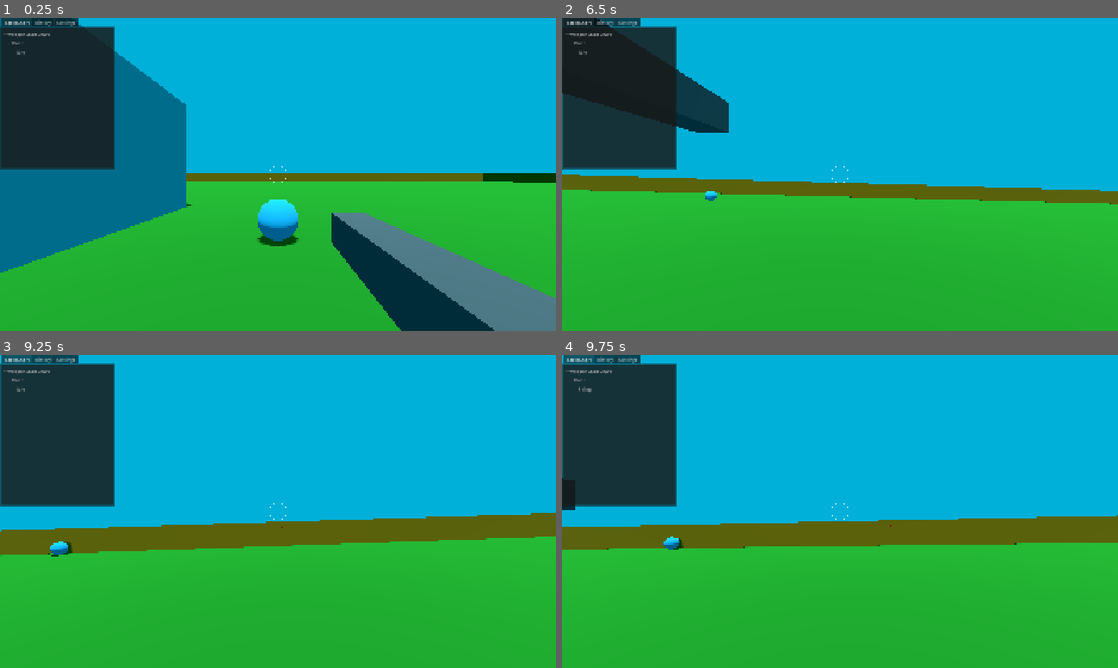
Above: before the commit, frames 1-4 (two rows, left to right).
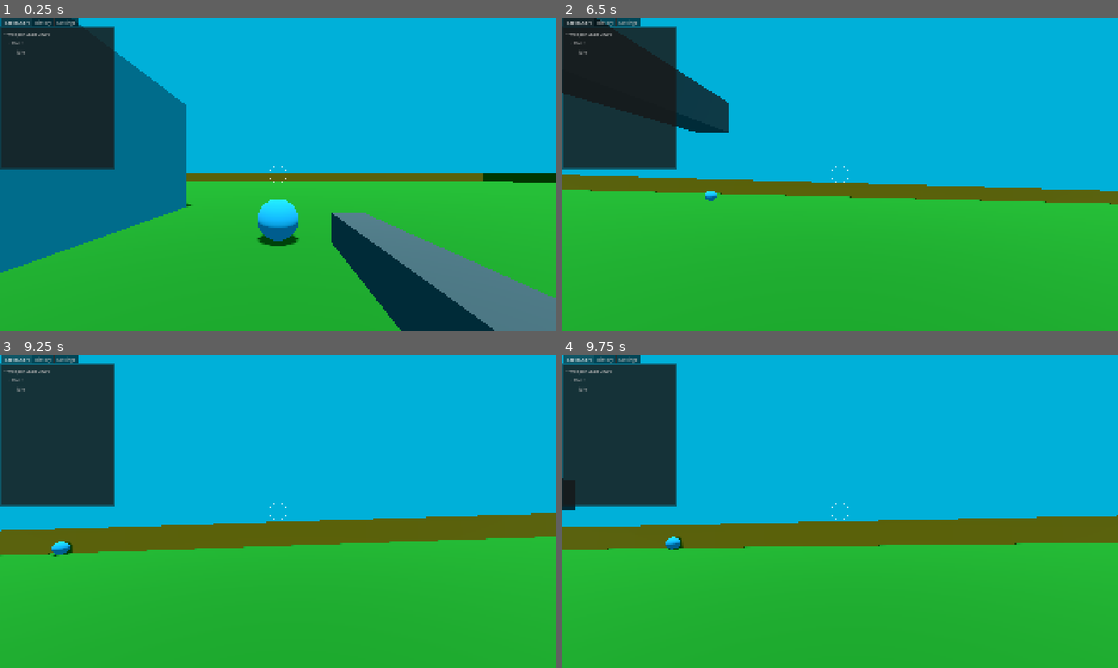
Above: after the commit, the same moments.

Repository: janisl/rpg-core
Game: Godot game, scene res://systems/main_scene.tscn
Same seed, same stepped clock (60 frames per second), same inputs: the game is played once before the commit and once after it.
Inputs (mouse positions are in pixels of both pictures, inside the frame that each line leads up to):
- Up to frame 1 (0.25 s): no input
- Up to frame 2 (6.5 s): tap Enter at 0.5 s; move the mouse to (834, 180) at 0.52 s; hold Shift (crouch) 0.53-1.28 s; hold W (forward) 0.53-2.78 s; tap Space (jump) at 0.77, 1.52, 3.02, 3.77, 4.52, 6.02 s; click (834, 180) at 0.8 s; move the mouse to (878, 177) at 1.27 s; click (878, 177) at 1.35 s; tap Z (test) at 1.55, 4.55, 5.85 s; move the mouse to (795, 171) at 2.02 s; hold Z (test) 2.03-2.78 s; tap 1 at 2.3, 2.85, 5.3 s; move the mouse to (845, 174) at 2.77 s; hold A (left) 2.78-3.53 s; tap Shift (crouch) at 3.05, 6.05 s; move the mouse to (817, 168) at 3.52 s; hold Shift (crouch) 3.53-4.28 s; hold W (forward) 3.53-5.78 s; click (817, 168) at 3.8 s; move the mouse to (867, 174) at 4.27 s; click (867, 174) at 4.35 s; move the mouse to (812, 174) at 5.02 s; hold Ctrl (sprint) 5.03-5.78 s; move the mouse to (851, 168) at 5.77 s; hold D (right) from 5.78 s (still down)
- Up to frame 3 (9.25 s): move the mouse to (272, 517) at 6.52 s; release D (right) at 6.53 s; press the mouse at (272, 517) at 6.53 s; hold W (forward) 6.53-8.78 s; tap 1 at 6.6, 8.3 s; tap Space (jump) at 6.77, 7.52, 9.02 s; move the mouse to (316, 514) at 7.27 s; release the mouse at (316, 514) at 7.28 s; tap Shift (crouch) at 7.35, 9.05 s; tap Z (test) at 7.55, 8.85 s; move the mouse to (233, 508) at 8.02 s; press the mouse at (233, 508) at 8.03 s; move the mouse to (283, 511) at 8.77 s; release the mouse at (283, 511) at 8.78 s; hold A (left) from 8.78 s (still down)
- Up to frame 4 (9.75 s): move the mouse to (817, 505) at 9.52 s; release A (left) at 9.53 s; press the mouse at (817, 505) at 9.53 s; hold W (forward) from 9.53 s (still down); tap 1 at 9.6 s

Frames 1-2 are identical in both runs. In frame 3, less than 0.1% of the frame differs, in the area x 9-51%, y 54-65%; in frame 4, less than 0.1%, in the area x 3-60%, y 10-63%.

Commit message:
Weapons manager.

Diff:
--- a/actors/player/components/weapon_controller.gd
+++ b/actors/player/components/weapon_controller.gd
@@ -7,19 +7,12 @@
 @export var weapon_model_parent: Node3D
 @export var weapon_state_chart: StateChart
 @export_group("Weapon controller params")
-@export var current_weapon: Weapon
 @export_flags_3d_physics var hit_scan_collision_mask: int = 1
 
+var current_weapon: Weapon
 var current_weapon_model: Node3D
-var current_ammo: int
 var can_fire_next := true
 var fire_rate_timer := 0.0
-
-
-func _ready() -> void:
-	if current_weapon:
-		_spawn_weapon_model()
-		current_ammo = current_weapon.max_amo
 
 
 func _process(delta: float) -> void:
@@ -28,16 +21,28 @@
 		if fire_rate_timer <= 0:
 			can_fire_next = true
 
+
+func switch_weapon(data: WeaponData) -> void:
+	current_weapon = data.weapon
+	_spawn_weapon_model()
+	weapon_state_chart.send_event("onIdle")
+	print(current_weapon.weapon_name)
+
+
+func has_ammo() -> bool:
+	return Managers.weapon_manager.get_current_ammo() > 0
+
+
 func can_fire() -> bool:
-	return current_ammo > 0 and can_fire_next
+	return has_ammo() and can_fire_next
 
 
 func fire_weapon() -> void:
 	if not can_fire():
 		return
 
-	current_ammo -= 1
-	print("Fired! Ammo: ", current_ammo)
+	Managers.weapon_manager.use_ammo(Managers.weapon_manager.current_slot)
+	print("Fired! Ammo: ", Managers.weapon_manager.get_current_ammo())
 
 	can_fire_next = false
 	fire_rate_timer = 1.0 / current_weapon.fire_rate
--- a/actors/player/player.tscn
+++ b/actors/player/player.tscn
@@ -11,7 +11,6 @@
 [ext_resource type="Script" uid="uid://cytafq8i1y8qm" path="res://addons/godot_state_charts/atomic_state.gd" id="5_15y17"]
 [ext_resource type="Script" uid="uid://bssifbouhjhmf" path="res://actors/player/components/weapon_controller.gd" id="6_2vokq"]
 [ext_resource type="Script" uid="uid://cf1nsco3w0mf6" path="res://addons/godot_state_charts/transition.gd" id="6_bop6h"]
-[ext_resource type="Resource" uid="uid://k8m0m32cwhsd" path="res://weapons/resources/pistol.tres" id="7_tpopl"]
 [ext_resource type="Script" uid="uid://dyr55krt5kuoq" path="res://actors/player/behaviours/grounded.gd" id="9_icg72"]
 [ext_resource type="Script" uid="uid://b2ayqipj6b7xe" path="res://actors/player/behaviours/idle.gd" id="11_lj3dd"]
 [ext_resource type="Script" uid="uid://b47bduygfbkju" path="res://actors/player/behaviours/walking.gd" id="13_lj3dd"]
@@ -45,7 +44,7 @@
 [sub_resource type="SphereShape3D" id="SphereShape3D_bsiym"]
 radius = 0.05
 
-[node name="Player" type="CharacterBody3D" unique_id=8619645 …(200 unchanged characters)… rs_below_ray_cast", "weapon_controller")]
+[node name="Player" type="CharacterBody3D" unique_id=8619645 …(200 unchanged characters)… rs_below_ray_cast", "weapon_controller") groups=["player"]]
 collision_layer = 769
 script = ExtResource("1_nvxhs")
 camera_controller = NodePath("CameraController")
@@ -87,7 +86,6 @@
 camera = NodePath("../../CameraController/Camera")
 weapon_model_parent = NodePath("../../CameraController/Camera")
 weapon_state_chart = NodePath("../../WeaponStateChart")
-current_weapon = ExtResource("7_tpopl")
 metadata/_custom_type_script = "uid://bssifbouhjhmf"
 
 [node name="StateChartDebugger" parent="." unique_id=1438023907 instance=ExtResource("2_388e2")]
--- a/levels/test.tscn
+++ b/levels/test.tscn
@@ -1,6 +1,5 @@
 [gd_scene format=4 uid="uid://d1m2ngmuqlqgn"]
 
-[ext_resource type="PackedScene" uid="uid://dmm1368oglfp0" path="res://actors/player/player.tscn" id="1_72lju"]
 [ext_resource type="PackedScene" uid="uid://ca0wevg1lb4rx" path="res://utils/swimmable_areas/swimmable_area.tscn" id="2_lkjt4"]
 [ext_resource type="Script" uid="uid://5vb1p4xt6w58" path="res://utils/ladder_area.gd" id="3_ny0t1"]
 
@@ -106,22 +105,22 @@
 volumetric_fog_enabled = true
 volumetric_fog_density = 0.0
 
-[sub_resource type="FastNoiseLite" id="FastNoiseLite_ny0t1"]
+[sub_resource type="FastNoiseLite" id="FastNoiseLite_lkjt4"]
 resource_local_to_scene = true
+
+[sub_resource type="NoiseTexture2D" id="NoiseTexture2D_ny0t1"]
+resource_local_to_scene = true
+noise = SubResource("FastNoiseLite_lkjt4")
+seamless = true
+as_normal_map = true
 
 [sub_resource type="NoiseTexture2D" id="NoiseTexture2D_r4e4k"]
 resource_local_to_scene = true
-noise = SubResource("FastNoiseLite_ny0t1")
+noise = SubResource("FastNoiseLite_lkjt4")
 seamless = true
 as_normal_map = true
 
-[sub_resource type="NoiseTexture2D" id="NoiseTexture2D_pnvjf"]
-resource_local_to_scene = true
-noise = SubResource("FastNoiseLite_ny0t1")
-seamless = true
-as_normal_map = true
-
-[sub_resource type="StandardMaterial3D" id="StandardMaterial3D_6g8e2"]
+[sub_resource type="StandardMaterial3D" id="StandardMaterial3D_pnvjf"]
 resource_local_to_scene = true
 transparency = 1
 cull_mode = 2
@@ -409,12 +408,10 @@
 [node name="WorldEnvironment" type="WorldEnvironment" parent="." unique_id=2018932275]
 environment = SubResource("Environment_bsiym")
 
-[node name="Player" parent="." unique_id=86196454 instance=ExtResource("1_72lju")]
-
 [node name="SwimmableArea" parent="." unique_id=788056043 instance=ExtResource("2_lkjt4")]
 transform = Transform3D(1, 0, 0, 0, 1, 0, 0, 0, 1, -10, 2.4, -5)
 size = Vector3(10, 5, 10)
-material = SubResource("StandardMaterial3D_6g8e2")
+material = SubResource("StandardMaterial3D_pnvjf")
 
 [node name="Ball" type="RigidBody3D" parent="." unique_id=589787673]
 transform = Transform3D(1, 0, 0, 0, 1, 0, 0, 0, 1, 0, 0.5, -5)
--- a/project.godot
+++ b/project.godot
@@ -18,6 +18,7 @@
 [autoload]
 
 GlobalManager="*uid://cr1xkklrulx6h"
+Managers="*uid://colfnh342d2p"
 
 [display]
 
@@ -29,6 +30,10 @@
 [editor_plugins]
 
 enabled=PackedStringArray("res://addons/godot_state_charts/plugin.cfg")
+
+[global_group]
+
+player=""
 
 [input]
 
--- a/systems/main_scene.tscn
+++ b/systems/main_scene.tscn
@@ -2,7 +2,13 @@
 
 [ext_resource type="Script" uid="uid://evqkcb6vtw01" path="res://systems/game_manager.gd" id="1_cwqfn"]
 [ext_resource type="PackedScene" uid="uid://d1m2ngmuqlqgn" path="res://levels/test.tscn" id="1_mvsfx"]
+[ext_resource type="Script" uid="uid://bwon6hfw00tle" path="res://systems/weapon_manager.gd" id="2_0k5wg"]
 [ext_resource type="PackedScene" uid="uid://6ygkwtxr8bbo" path="res://ui/user_interface.tscn" id="2_u5mqa"]
+[ext_resource type="Script" uid="uid://0br6jvksrc2m" path="res://weapons/weapon_data.gd" id="3_t7ptt"]
+[ext_resource type="Resource" uid="uid://dn5sgvryjp8dp" path="res://weapons/resources/pistol_data.tres" id="4_w7y08"]
+[ext_resource type="Resource" uid="uid://cpwn0d2y47285" path="res://weapons/resources/shotgun_data.tres" id="5_geecy"]
+[ext_resource type="Resource" uid="uid://dk73scibua7db" path="res://weapons/resources/laser_data.tres" id="6_fg0bx"]
+[ext_resource type="PackedScene" uid="uid://dmm1368oglfp0" path="res://actors/player/player.tscn" id="8_27o4d"]
 
 [node name="MainScene" type="Node" unique_id=384832263]
 
@@ -12,8 +18,20 @@
 script = ExtResource("1_cwqfn")
 metadata/_custom_type_script = "uid://evqkcb6vtw01"
 
+[node name="WeaponManager" type="Node" parent="Managers" unique_id=810250244 node_paths=PackedStringArray("player") groups=["weapon_manager"]]
+script = ExtResource("2_0k5wg")
+weapons = Dictionary[int, ExtResource("3_t7ptt")]({
+1: ExtResource("4_w7y08"),
+2: ExtResource("5_geecy"),
+3: ExtResource("6_fg0bx")
+})
+player = NodePath("../../CurrentLevel/Player")
+metadata/_custom_type_script = "uid://bwon6hfw00tle"
+
 [node name="CurrentLevel" type="Node3D" parent="." unique_id=892070186]
 
 [node name="Test" parent="CurrentLevel" unique_id=867766289 instance=ExtResource("1_mvsfx")]
 
+[node name="Player" parent="CurrentLevel" unique_id=86196454 instance=ExtResource("8_27o4d")]
+
 [node name="UserInterface" parent="." unique_id=82762904 instance=ExtResource("2_u5mqa")]
--- /dev/null
+++ b/systems/managers.gd
@@ -0,0 +1,11 @@
+extends Node
+
+var weapon_manager: WeaponManager
+
+
+func _ready() -> void:
+	find_managers.call_deferred()
+
+
+func find_managers() -> void:
+	weapon_manager = get_tree().get_first_node_in_group("weapon_manager")
--- /dev/null
+++ b/systems/weapon_manager.gd
@@ -0,0 +1,49 @@
+class_name WeaponManager
+extends Node
+
+
+@export var weapons: Dictionary[int, WeaponData] = {}
+@export var player: Player
+
+var current_slot := 1
+
+
+func _ready() -> void:
+	for i in range(1, 10):
+		var action_name = "weapon_" + str(i)
+		if not InputMap.has_action(action_name):
+			InputMap.add_action(action_name)
+			var event = InputEventKey.new()
+			event.keycode = KEY_1 + (i - 1)
+			InputMap.action_add_event(action_name, event)
+
+	initialize_starting_weapon.call_deferred()
+
+
+func _unhandled_input(event: InputEvent) -> void:
+	for i in range(1,10):
+		if event.is_action_pressed("weapon_" + str(i)):
+			switch_to_slot(i)
+
+
+func initialize_starting_weapon() -> void:
+	for slot in range(1, 10):
+		if weapons.has(slot) and weapons[slot].unlocked:
+			switch_to_slot(slot)
+			return
+
+
+func switch_to_slot(index: int) -> void:
+	var weapon_data := weapons.get(index) as WeaponData
+	if weapon_data and weapon_data.unlocked:
+		current_slot = index
+		player.weapon_controller.switch_weapon(weapon_data)
+
+
+func use_ammo(slot: int, amount: int = 1) -> void:
+	if slot in weapons:
+		weapons[slot].ammo = max(0, weapons[slot].ammo - amount)
+
+
+func get_current_ammo() -> int:
+	return weapons[current_slot].ammo
--- a/weapons/behaviours/firing.gd
+++ b/weapons/behaviours/firing.gd
@@ -12,7 +12,7 @@
 	if not weapon_controller:
 		return
 
-	if weapon_controller.current_ammo <= 0:
+	if not weapon_controller.has_ammo():
 		weapon_controller.weapon_state_chart.send_event("onEmpty")
 		return
 
--- a/weapons/behaviours/idle.gd
+++ b/weapons/behaviours/idle.gd
@@ -8,5 +8,5 @@
 	if Input.is_action_just_pressed("primary_fire") and weapon_controller.can_fire():
 		weapon_controller.weapon_state_chart.send_event("onFiring")
 
-	if weapon_controller.current_ammo <= 0:
+	if not weapon_controller.has_ammo():
 		weapon_controller.weapon_state_chart.send_event("onEmpty")
--- a/weapons/resources/pistol.tres
+++ b/weapons/resources/pistol.tres
@@ -1,6 +1,5 @@
 [gd_resource type="Resource" script_class="Weapon" format=3 uid="uid://k8m0m32cwhsd"]
 
-[ext_resource type="PackedScene" uid="uid://b2gscberboh83" path="res://weapons/projectiles/test_projectile.tscn" id="1_8hv22"]
 [ext_resource type="Script" uid="uid://bjvp63efii4fn" path="res://weapons/weapon.gd" id="1_lf8lp"]
 [ext_resource type="PackedScene" uid="uid://567vdvii3fg6" path="res://weapons/scenes/pistol.tscn" id="2_cm5tq"]
 
@@ -8,8 +7,5 @@
 script = ExtResource("1_lf8lp")
 weapon_name = "Pistol"
 is_automatic = true
-projectile_speed = 20.0
 weapon_scene = ExtResource("2_cm5tq")
-projectile_scene = ExtResource("1_8hv22")
-spread_angle = 0.1
 metadata/_custom_type_script = "uid://bjvp63efii4fn"
Not shown: 1 places in levels/test.tscn that only renumber resources
Not shown, added: systems/managers.gd.uid
Not shown, added: systems/weapon_manager.gd.uid
